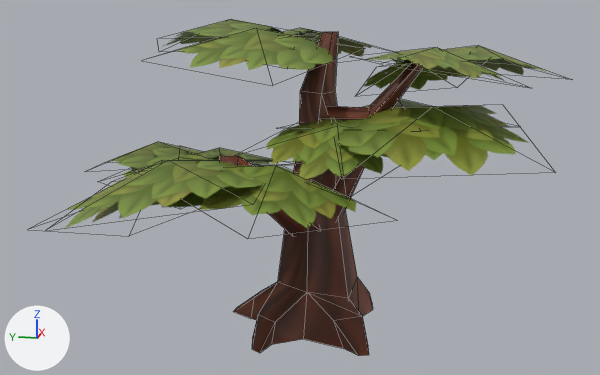
Renders of the FBX model Assets/XanaBuilder Assets/Models/ARC/07_Farm/ARC0710031_Tree05/ARC0710031.fbx from each side of a commit.
One viewpoint serves both versions: a camera (50 mm lens) standing at (-12.23, -2.39, 5.24) and looking at (-0.62, -0.06, 2.34). Lighting does not change. The marker at lower left points along +X, +Y and +Z. Mesh edges are drawn as thin lines. Where no turn or scale is listed for an object, it has been applied to the vertices.

The first picture shows 'smARC0710031'.
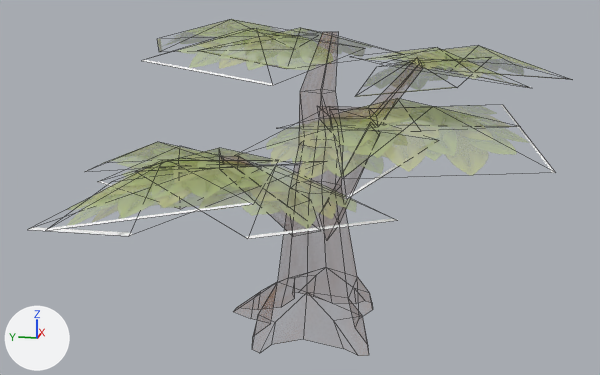
Patch to the scene script:
```diff
--- a/Assets/XanaBuilder Assets/Models/ARC/07_Farm/ARC0710031_Tree05/ARC0710031.fbx.py
+++ b/Assets/XanaBuilder Assets/Models/ARC/07_Farm/ARC0710031_Tree05/ARC0710031.fbx.py
@@ img_txarc0710031_diffuse_png @@
-img_txarc0710031_diffuse_png = load_image('txARC0710031_Diffuse.png', '_unpacked/txARC0710031_Diffuse.png', 1024, 1024, 'sRGB')
+img_txarc0710031_diffuse_png = load_image('txARC0710031_Diffuse.png', 'txARC0710031_Diffuse.png', 1024, 1024, 'Non-Color')
@@ mat_mtarc0710031_placemode @@
 n2 = _N.new('ShaderNodeTexImage'); n2.name = 'Image Texture'
 n0 = _N.new('ShaderNodeBsdfPrincipled'); n0.name = 'Principled BSDF'
 n2.image = img_txarc0710031_diffuse_png
+n3 = _N.new('ShaderNodeTexImage'); n3.name = 'Image Texture.001'
+n3.image = img_txarc0710031_diffuse_png
 _L.new(n2.outputs[0], n0.inputs[0])  # 'Color' to 'Base Color'
-_L.new(n2.outputs[1], n0.inputs[4])  # 'Alpha' to 'Alpha'
 _L.new(n0.outputs[0], n1.inputs[0])  # 'BSDF' to 'Surface'
+_L.new(n3.outputs[0], n0.inputs[4])  # 'Color' to 'Alpha'
```

Changed parts and their boxes [x1, y1, x2, y2] in the pictures (600 x 375 px):
'smARC0710031', surface changed: [28, 19, 569, 356] in both
